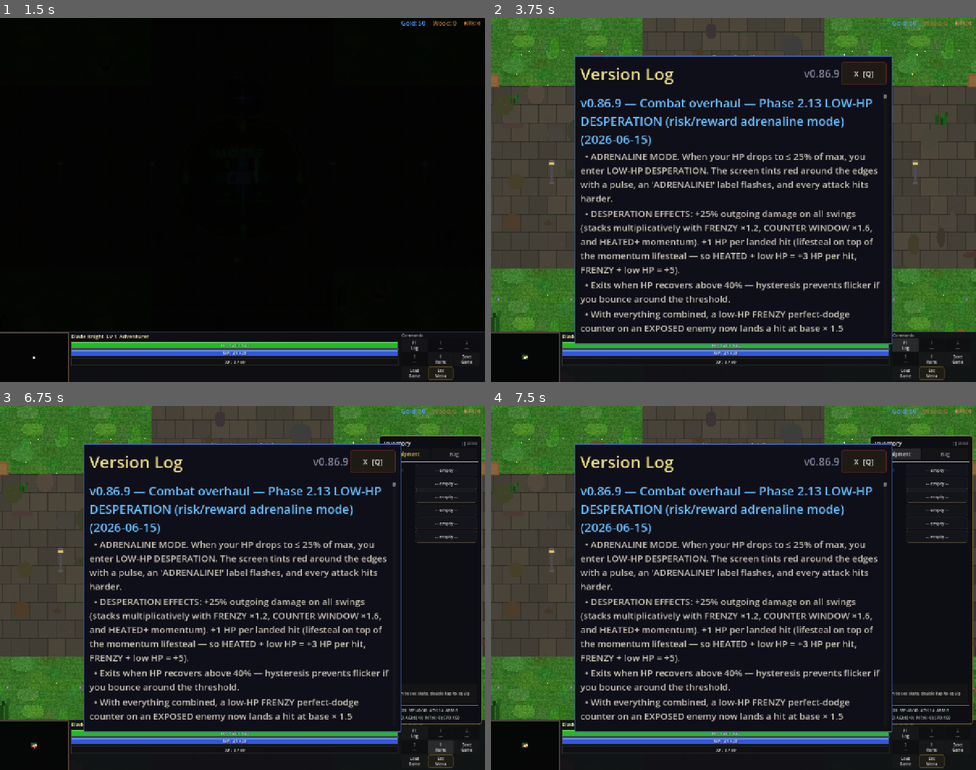
Above: before the commit, frames 1-4 (two rows, left to right).
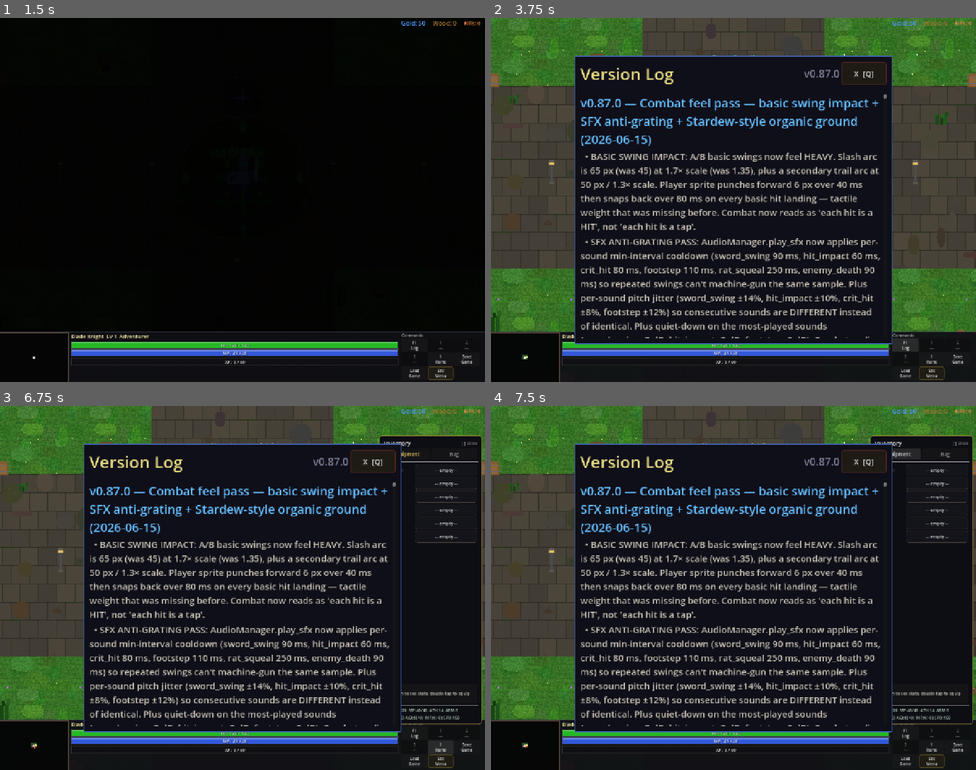
Above: after the commit, the same moments.

Repository: slxny/legends-open-rpg
Game: Godot game, scene res://scenes/main.tscn
Same seed, same stepped clock (60 frames per second), same inputs: the game is played once before the commit and once after it.
Inputs (mouse positions are in pixels of both pictures, inside the frame that each line leads up to):
- Up to frame 1 (1.5 s): tap Enter at 0.5 s; move the mouse to (349, 181) at 0.52 s; hold D (move_right) 0.53-1.25 s; hold Space (attack) 0.53-1.25 s; click (349, 181) at 0.67 s; drag from (145, 218) to (218, 272) at 1.27 s
- Up to frame 2 (3.75 s): click "Save Game" at 2 s; click "Load Game" at 2.75 s; click "F1 Log" at 3.5 s
- Up to frame 3 (6.75 s): click "1 ---" at 4.25 s; click "2 ---" at 5 s; click "3 ---" at 5.75 s; click "I Items" at 6.5 s
- Up to frame 4 (7.5 s): click "Equipment" at 7.25 s

Frame 1 is identical in both runs. In frame 2, 11% of the frame differs, in the area x 18-81%, y 14-88%; in frame 3, 11%; in frame 4, 11%.

Commit message:
v0.87.0: Combat feel pass — basic swing impact + SFX anti-grating + organic ground
Addressing three real complaints: combat not fun enough on basics,
SFX grating, ground feels like a tile grid.

BASIC SWING IMPACT
- A/B slash arc 45→65 px main, 1.35→1.7 scale, plus a secondary
  trail arc at 50 px / 1.3 scale.
- _play_swing_punch: brief sprite kick forward 6 px over 40 ms then
  snap back over 80 ms. Tactile weight that was missing.
Combat now reads 'each hit is a HIT' instead of 'each hit is a tap'.

SFX ANTI-GRATING
AudioManager.play_sfx now:
- Per-sound min-interval cooldown via _last_played_msec dict.
  sword_swing 90ms, hit_impact 60ms, crit_hit 80ms, footstep 110ms,
  rat_squeal_1/2/3 250ms, enemy_death 90ms. Default 35ms.
- Per-sound pitch jitter via _pitch_jitter_overrides.
  sword_swing ±14%, hit_impact ±10%, crit_hit ±8%, footstep ±12%,
  power_strike ±7%, whirlwind ±7%, dash_swoosh ±10%, charge_release ±6%.
  Default ±5%. Sets p.pitch_scale = 1.0 + randf_range(-jitter, jitter).
- Per-sound volume tweak via _volume_offset_overrides on top of
  caller offset. sword_swing -3 dB, hit_impact -2 dB, footstep -3 dB,
  crit_hit -1 dB.
Result: consecutive sounds are DIFFERENT and the most-played sounds
are quieter and varied.

STARDEW-STYLE ORGANIC GROUND
Haven's Rest base ground was visibly tiled.
- terrain_blob pass 1: 45 → 220 large soft tints
- pass 2 NEW: 350 medium organic blobs at 0.25-0.5 alpha
- pass 3 NEW: 600 small flecks at 0.18-0.42 alpha (fine-grain)
- dirt patches: 50 → 180
- _scatter_small_decor helper for batched-await decoration passes:
    grass_tuft       350
    grass_tuft_tall  180
    flowers          140
    mushroom_cluster 60
Total scatter density up by ~10x. Tile grid is now broken up at three
visual scales — reads as contoured biome variation, not a grid.

Headless: smoke all PASS, parse clean. Grep guard CLEAN.

Co-Authored-By: Claude Opus 4.7 (1M context) <noreply@anthropic.com>

Diff:
--- a/scenes/player/player.gd
+++ b/scenes/player/player.gd
@@ -3137,8 +3137,12 @@
 	_run_clocked_attack(timing, target, dir, ability_mult, func(t: Node2D, d: Vector2, crit: bool) -> void:
 		if is_instance_valid(t):
 			t.apply_knockback(d, 40.0)
-		# Slightly bigger arc per base swing — A/B feel more weighty.
-		_spawn_slash_vfx(d.rotated(captured_side * 0.3), 45.0, 1.35)
+		# Beefier basic swing: bigger main arc + secondary trail arc.
+		# A/B should feel HEFTY, not like a tap.
+		_spawn_slash_vfx(d.rotated(captured_side * 0.3), 65.0, 1.7)
+		_spawn_slash_vfx(d.rotated(captured_side * 0.15), 50.0, 1.3)
+		# Brief player sprite punch toward target — adds tactile weight.
+		_play_swing_punch(d)
 		if is_instance_valid(t):
 			_spawn_impact_vfx(t.global_position, crit)
 		if crit:
@@ -4148,6 +4152,21 @@
 	return _counter_window_until_usec > 0 and Time.get_ticks_usec() < _counter_window_until_usec
 
 
+# Brief sprite punch on basic-swing contact — adds tactile weight so
+# A/B feel like real hits, not taps. Sprite kicks forward then snaps
+# back over ~120 ms. Cheap pooled-style tween.
+func _play_swing_punch(dir: Vector2) -> void:
+	if not is_instance_valid(sprite):
+		return
+	if dir.length() < 0.01:
+		return
+	var base_pos := sprite.position
+	var punch_offset: Vector2 = dir.normalized() * 6.0
+	var t := sprite.create_tween()
+	t.tween_property(sprite, "position", base_pos + punch_offset, 0.04).set_trans(Tween.TRANS_QUAD).set_ease(Tween.EASE_OUT)
+	t.tween_property(sprite, "position", base_pos, 0.08).set_trans(Tween.TRANS_QUAD).set_ease(Tween.EASE_IN)
+
+
 # Phase 2.13 — low-HP desperation. Activates when HP drops <= 25% of max.
 # Deactivates when HP recovers above 40% (hysteresis prevents flicker).
 # Side effects: +25% outgoing damage, +1 HP per landed hit, red edge
--- a/scenes/ui/changelog_dialog.gd
+++ b/scenes/ui/changelog_dialog.gd
@@ -9,9 +9,20 @@
 var _is_visible: bool = false
 var _is_mobile: bool = false
 
-const GAME_VERSION := "v0.86.9"
+const GAME_VERSION := "v0.87.0"
 
 const CHANGELOG: Array[Dictionary] = [
+	{
+		"version": "v0.87.0",
+		"title": "Combat feel pass — basic swing impact + SFX anti-grating + Stardew-style organic ground",
+		"date": "2026-06-15",
+		"entries": [
+			"BASIC SWING IMPACT: A/B basic swings now feel HEAVY. Slash arc is 65 px (was 45) at 1.7× scale (was 1.35), plus a secondary trail arc at 50 px / 1.3× scale. Player sprite punches forward 6 px over 40 ms then snaps back over 80 ms on every basic hit landing — tactile weight that was missing before. Combat now reads as 'each hit is a HIT', not 'each hit is a tap'.",
+			"SFX ANTI-GRATING PASS: AudioManager.play_sfx now applies per-sound min-interval cooldown (sword_swing 90 ms, hit_impact 60 ms, crit_hit 80 ms, footstep 110 ms, rat_squeal 250 ms, enemy_death 90 ms) so repeated swings can't machine-gun the same sample. Plus per-sound pitch jitter (sword_swing ±14%, hit_impact ±10%, crit_hit ±8%, footstep ±12%) so consecutive sounds are DIFFERENT instead of identical. Plus quiet-down on the most-played sounds (sword_swing -3 dB, hit_impact -2 dB, footstep -3 dB). Combat audio is now varied and pleasant rather than grating.",
+			"STARDEW-STYLE ORGANIC GROUND: Haven's Rest ground was visibly tiled with hard square boundaries. Bumped the variation density massively — pass 1 large soft tints from 45 → 220, added pass 2 (350 medium organic blobs at 0.25–0.5 alpha), added pass 3 (600 small flecks at 0.18–0.42 alpha for fine-grain texture). Plus more dirt patches (50 → 180). Plus scattered decorations: 350 grass tufts, 180 tall grass tufts, 140 flowers, 60 mushroom clusters. The repeating tile pattern is now broken up at three scales — the world reads as contoured biome variation, not a grid.",
+			"Internal: AudioManager._min_interval_overrides + _volume_offset_overrides + _pitch_jitter_overrides dictionaries keyed by sfx_name. play_sfx checks Time.get_ticks_msec against _last_played_msec and bails when inside the cooldown; sets p.pitch_scale to 1.0 + randf_range(-jitter, jitter). havens_rest.gd _scatter_small_decor helper for decoration scatter passes with batched awaits.",
+		]
+	},
 	{
 		"version": "v0.86.9",
 		"title": "Combat overhaul — Phase 2.13 LOW-HP DESPERATION (risk/reward adrenaline mode)",
--- a/scenes/world/regions/havens_rest.gd
+++ b/scenes/world/regions/havens_rest.gd
@@ -389,6 +389,11 @@
 			await get_tree().process_frame
 
 	# --- Large terrain variation overlays: tinted blobs that break up repetition ---
+	# Stardew-style: dense organic variation so the underlying square tile
+	# pattern is broken up across the whole map. Three passes:
+	#   pass 1: 220 large soft tint blobs (was 45)
+	#   pass 2: 350 medium blobs (new) for mid-scale variation
+	#   pass 3: 600 small flecks (new) at higher density for fine detail
 	var blob_rng = RandomNumberGenerator.new()
 	blob_rng.seed = 777
 	var blob_tints = [
@@ -400,8 +405,15 @@
 		Color(0.22, 0.2, 0.1, 1.0),
 		Color(0.08, 0.18, 0.06, 1.0),
 		Color(0.16, 0.28, 0.1, 1.0),
+		# Warmer tones for sun-dappled spots
+		Color(0.30, 0.30, 0.13, 1.0),
+		Color(0.18, 0.24, 0.10, 1.0),
+		# Cooler, mossy tones
+		Color(0.10, 0.24, 0.18, 1.0),
+		Color(0.13, 0.22, 0.20, 1.0),
 	]
-	for _i in range(45):
+	# Pass 1: large soft tints — 220 of them
+	for _i in range(220):
 		var pos = Vector2(blob_rng.randf_range(-5800, 5800), blob_rng.randf_range(-4300, 4300))
 		if pos.length() < 500:
 			continue  # Skip town area
@@ -412,7 +424,9 @@
 		var s = blob_rng.randf_range(3.0, 8.0)
 		blob.scale = Vector2(s, s * blob_rng.randf_range(0.6, 1.4))
 		blob.rotation = blob_rng.randf_range(0, TAU)
-		blob.modulate = blob_tints[blob_rng.randi() % blob_tints.size()]
+		var tint: Color = blob_tints[blob_rng.randi() % blob_tints.size()]
+		tint.a = blob_rng.randf_range(0.55, 0.95)
+		blob.modulate = tint
 		blob.z_index = -9
 		add_child(blob)
 		_batch += 1
@@ -420,10 +434,55 @@
 			_batch = 0
 			await get_tree().process_frame
 
-	# Scattered dirt patches across the expanded map
+	# Pass 2: medium organic blobs — mid-scale variation
+	for _i in range(350):
+		var pos = Vector2(blob_rng.randf_range(-5800, 5800), blob_rng.randf_range(-4300, 4300))
+		if pos.length() < 480:
+			continue
+		var blob = Sprite2D.new()
+		blob.texture = SpriteGenerator.get_texture("terrain_blob")
+		blob.texture_filter = CanvasItem.TEXTURE_FILTER_NEAREST
+		blob.position = pos
+		var s = blob_rng.randf_range(1.2, 3.5)
+		blob.scale = Vector2(s, s * blob_rng.randf_range(0.55, 1.6))
+		blob.rotation = blob_rng.randf_range(0, TAU)
+		var tint2: Color = blob_tints[blob_rng.randi() % blob_tints.size()]
+		tint2.a = blob_rng.randf_range(0.25, 0.5)
+		blob.modulate = tint2
+		blob.z_index = -8
+		add_child(blob)
+		_batch += 1
+		if _batch >= BATCH:
+			_batch = 0
+			await get_tree().process_frame
+
+	# Pass 3: small flecks — 600 tiny blobs for fine-grain texture, killing
+	# the perceived tile grid. These are placed denser.
+	for _i in range(600):
+		var pos = Vector2(blob_rng.randf_range(-5800, 5800), blob_rng.randf_range(-4300, 4300))
+		if pos.length() < 460:
+			continue
+		var fleck = Sprite2D.new()
+		fleck.texture = SpriteGenerator.get_texture("terrain_blob")
+		fleck.texture_filter = CanvasItem.TEXTURE_FILTER_NEAREST
+		fleck.position = pos
+		var s = blob_rng.randf_range(0.35, 1.1)
+		fleck.scale = Vector2(s, s * blob_rng.randf_range(0.6, 1.3))
+		fleck.rotation = blob_rng.randf_range(0, TAU)
+		var tint3: Color = blob_tints[blob_rng.randi() % blob_tints.size()]
+		tint3.a = blob_rng.randf_range(0.18, 0.42)
+		fleck.modulate = tint3
+		fleck.z_index = -8
+		add_child(fleck)
+		_batch += 1
+		if _batch >= BATCH:
+			_batch = 0
+			await get_tree().process_frame
+
+	# Scattered dirt patches — bumped from 50 → 180 for denser variation.
 	var rng = RandomNumberGenerator.new()
 	rng.seed = 555
-	for _i in range(50):
+	for _i in range(180):
 		var pos = Vector2(rng.randf_range(-5700, 5700), rng.randf_range(-4200, 4200))
 		if pos.length() > 550:  # Avoid town area
 			_add_dirt_ground_patch(pos)
@@ -431,6 +490,41 @@
 			if _batch >= BATCH:
 				_batch = 0
 				await get_tree().process_frame
+
+	# Phase: small fauna/flora scatter — grass tufts and flowers for
+	# Stardew-style contour. Uses existing pregenerated assets so no
+	# extra texture work needed.
+	_scatter_small_decor(rng, "grass_tuft", 350, 1.0, 1.6, -7)
+	_scatter_small_decor(rng, "grass_tuft_tall", 180, 0.9, 1.4, -7)
+	_scatter_small_decor(rng, "flowers", 140, 0.7, 1.2, -7)
+	_scatter_small_decor(rng, "mushroom_cluster", 60, 0.7, 1.1, -7)
+
+
+# Scatter a decoration sprite type across the map. Each call awaits per
+# BATCH so we don't drop frames during generation.
+func _scatter_small_decor(rng: RandomNumberGenerator, tex_name: String, count: int, scale_min: float, scale_max: float, z: int) -> void:
+	var tex = SpriteGenerator.get_texture(tex_name)
+	if tex == null:
+		return
+	var batch_local: int = 0
+	for _i in range(count):
+		var pos = Vector2(rng.randf_range(-5700, 5700), rng.randf_range(-4200, 4200))
+		if pos.length() < 560:
+			continue
+		var spr := Sprite2D.new()
+		spr.texture = tex
+		spr.texture_filter = CanvasItem.TEXTURE_FILTER_NEAREST
+		spr.position = pos
+		var s: float = rng.randf_range(scale_min, scale_max)
+		spr.scale = Vector2(s, s)
+		spr.rotation = rng.randf_range(-0.15, 0.15)
+		spr.modulate.a = rng.randf_range(0.7, 1.0)
+		spr.z_index = z
+		add_child(spr)
+		batch_local += 1
+		if batch_local >= 80:
+			batch_local = 0
+			await get_tree().process_frame
 
 func _add_creep_ground(center: Vector2, radius: float) -> void:
 	# Multiple overlapping dark ground sprites to form organic creep shape
--- a/scripts/autoloads/audio_manager.gd
+++ b/scripts/autoloads/audio_manager.gd
@@ -92,24 +92,80 @@
 
 var _next_sfx_player: int = 0  # Round-robin index for SFX pool
 
+# Anti-grating: per-sound cooldown to suppress rapid-fire same-sound spam,
+# plus volume tweaks for the most-played sounds. The combat audio was
+# grating before because every swing/hit fired at identical pitch +
+# full volume with no min interval.
+var _last_played_msec: Dictionary = {}  # sfx_name -> int (ticks msec)
+const _DEFAULT_MIN_INTERVAL_MS: int = 35
+# Per-sound min intervals. The combat sounds get the largest intervals
+# since they're the ones the player notices repeating most.
+var _min_interval_overrides: Dictionary = {
+	"sword_swing": 90,
+	"hit_impact": 60,
+	"crit_hit": 80,
+	"footstep": 110,
+	"rat_squeal_1": 250,
+	"rat_squeal_2": 250,
+	"rat_squeal_3": 250,
+	"enemy_death": 90,
+}
+# Per-sound volume offsets that get added on top of the caller's
+# volume_offset. Used to softly turn down sounds that play constantly
+# without changing all call sites.
+var _volume_offset_overrides: Dictionary = {
+	"sword_swing": -3.0,
+	"hit_impact": -2.0,
+	"footstep": -3.0,
+	"crit_hit": -1.0,
+}
+# Per-sound pitch jitter. ±this fraction. Combat sounds get the most
+# variety so repeat hits sound DIFFERENT.
+var _pitch_jitter_overrides: Dictionary = {
+	"sword_swing": 0.14,
+	"hit_impact": 0.10,
+	"crit_hit": 0.08,
+	"footstep": 0.12,
+	"power_strike": 0.07,
+	"whirlwind": 0.07,
+	"dash_swoosh": 0.10,
+	"charge_release": 0.06,
+}
+const _DEFAULT_PITCH_JITTER: float = 0.05
+
+
 func play_sfx(sfx_name: String, volume_offset: float = 0.0) -> void:
+	# Cooldown check — prevents grating repeat-fire of the same sound.
+	var now_msec: int = Time.get_ticks_msec()
+	var min_interval: int = int(_min_interval_overrides.get(sfx_name, _DEFAULT_MIN_INTERVAL_MS))
+	var last: int = int(_last_played_msec.get(sfx_name, -100000))
+	if now_msec - last < min_interval:
+		return
+	_last_played_msec[sfx_name] = now_msec
+
 	var stream = _ensure_sfx(sfx_name)
 	if not stream:
 		return
+	var per_sound_vol: float = float(_volume_offset_overrides.get(sfx_name, 0.0))
+	var jitter: float = float(_pitch_jitter_overrides.get(sfx_name, _DEFAULT_PITCH_JITTER))
+	var pitch: float = 1.0 + randf_range(-jitter, jitter)
+
 	# Quick check from round-robin position for an idle player
 	for _i in range(SFX_POOL_SIZE):
 		var p = _sfx_players[_next_sfx_player]
 		_next_sfx_player = (_next_sfx_player + 1) % SFX_POOL_SIZE
 		if not p.playing:
 			p.stream = stream
-			p.volume_db = _sfx_volume_db + volume_offset
+			p.volume_db = _sfx_volume_db + volume_offset + per_sound_vol
+			p.pitch_scale = pitch
 			p.play()
 			return
 	# All players busy — steal the next in round-robin
 	var p = _sfx_players[_next_sfx_player]
 	_next_sfx_player = (_next_sfx_player + 1) % SFX_POOL_SIZE
 	p.stream = stream
-	p.volume_db = _sfx_volume_db + volume_offset
+	p.volume_db = _sfx_volume_db + volume_offset + per_sound_vol
+	p.pitch_scale = pitch
 	p.play()
 
 func play_music(music_name: String) -> void:
